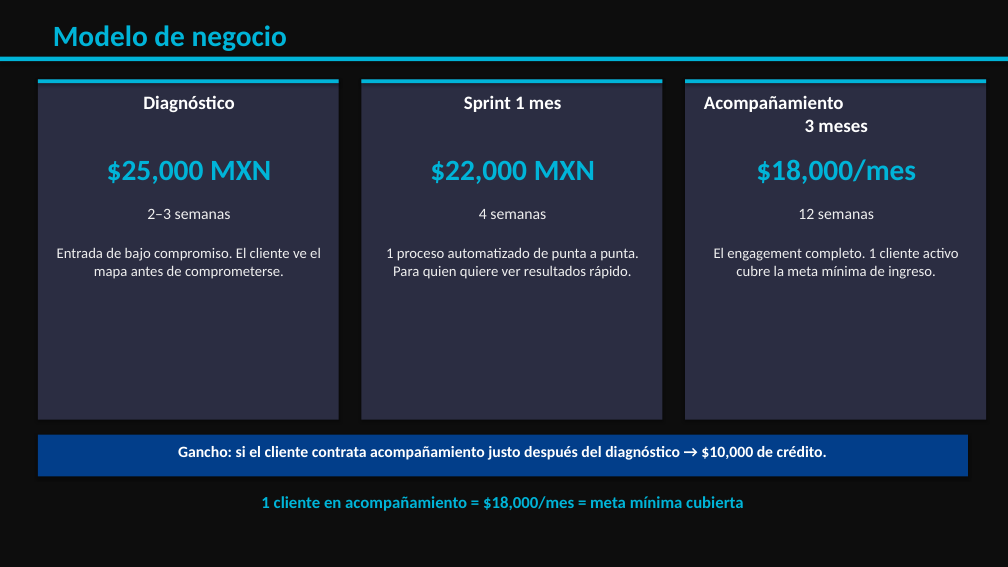
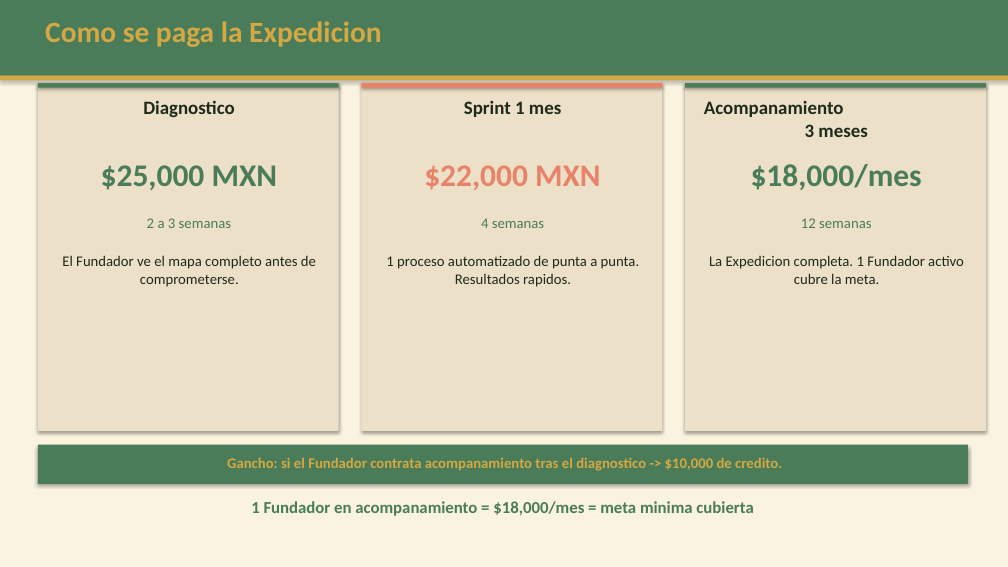
Before and after one commit to diegoomarpf-jpg/miRepo, a slide deck: slide 11 of Advanx — Presentación para Socia.pptx. Drawn at 1008x567 pixels with LibreOffice and Linux fonts; fonts in the diff are those of the drawing. Boxes give left, top, right and bottom in pixels: in the first picture for what was removed or moved away, otherwise in the second. Text is boxed around its words. In the diff, an @@ line names an element or a change of style, - is before the commit and + after.

```diff
--- a/Advanx — Presentación para Socia.pptx
+++ b/Advanx — Presentación para Socia.pptx
@@ rectangle at (x1=0, y1=0, x2=1008, y2=567): fill #0D0D0D to #FAF3E0 @@
@@ rectangle resized from (x1=53, y1=25, x2=287, y2=51) to (x1=0, y1=0, x2=1008, y2=76) @@
@@ rectangle at (x1=0, y1=0, x2=1008, y2=76): fill none to #4A7C59; shadow on @@
@@ text added at (x1=45, y1=21, x2=381, y2=47), 28 pt, text #D4A843, bold @@
+Como se paga la Expedicion
@@ text in rectangle at (x1=53, y1=25, x2=287, y2=51): text removed @@
-Modelo de negocio
@@ rectangle moved from (x1=0, y1=57, x2=1008, y2=61) to (x1=0, y1=76, x2=1008, y2=80) @@
@@ rectangle at (x1=0, y1=76, x2=1008, y2=80): fill #00B4D8 to #D4A843 @@
@@ rectangle at (x1=38, y1=83, x2=339, y2=88): fill #00B4D8 to #4A7C59 @@
@@ rectangle resized from (x1=38, y1=79, x2=339, y2=420) to (x1=38, y1=83, x2=339, y2=431) @@
@@ 3 rectangles moved together from (x1=38, y1=79, x2=986, y2=83) to (x1=38, y1=83, x2=986, y2=88) @@
@@ rectangle at (x1=361, y1=83, x2=662, y2=88): fill #00B4D8 to #E8836A @@
@@ rectangle resized from (x1=361, y1=79, x2=662, y2=420) to (x1=361, y1=83, x2=662, y2=431) @@
@@ rectangle at (x1=685, y1=83, x2=986, y2=88): fill #00B4D8 to #4A7C59 @@
@@ fill #2B2D42 to #EDE0C8 in 3 elements at (x1=361, y1=83, x2=662, y2=431), (x1=38, y1=83, x2=339, y2=431), (x1=685, y1=83, x2=986, y2=431) @@
@@ rectangle resized from (x1=685, y1=79, x2=986, y2=420) to (x1=685, y1=83, x2=986, y2=431) @@
@@ text removed at (x1=143, y1=95, x2=234, y2=112) @@
-Diagnóstico
@@ text added at (x1=143, y1=100, x2=234, y2=117), 18 pt, text #1E2A1A, bold @@
+Diagnostico
@@ text "Sprint 1 mes" at (x1=464, y1=101, x2=561, y2=117): text colour #FFFFFF to #1E2A1A @@
@@ text at (x1=704, y1=101, x2=867, y2=137): text changed; text colour #FFFFFF to #1E2A1A @@
-Acompañamiento
-3 meses
+Acompanamiento
+3 meses
@@ text "$25,000 MXN" at (x1=101, y1=165, x2=278, y2=190): size 28 to 30 pt, text colour #00B4D8 to #4A7C59 @@
@@ text "$22,000 MXN" at (x1=424, y1=165, x2=601, y2=190): size 28 to 30 pt, text colour #00B4D8 to #E8836A @@
@@ text "$18,000/mes" at (x1=751, y1=164, x2=922, y2=190): size 28 to 30 pt, text colour #00B4D8 to #4A7C59 @@
@@ text at (x1=147, y1=218, x2=231, y2=228): text changed; size 15 to 14 pt; text colour #EFEFEF to #4A7C59 @@
-2–3 semanas
+2 a 3 semanas
@@ text "4 semanas" at (x1=481, y1=218, x2=544, y2=228): size 15 to 14 pt, text colour #EFEFEF to #4A7C59 @@
@@ text "12 semanas" at (x1=801, y1=218, x2=871, y2=228): size 15 to 14 pt, text colour #EFEFEF to #4A7C59 @@
@@ text at (x1=62, y1=255, x2=316, y2=287): text changed; text colour #EFEFEF to #1E2A1A @@
-Entrada de bajo compromiso. El cliente ve el mapa antes de comprometerse.
+El Fundador ve el mapa completo antes de comprometerse.
@@ text at (x1=386, y1=255, x2=640, y2=287): text changed; text colour #EFEFEF to #1E2A1A @@
-1 proceso automatizado de punta a punta. Para quien quiere ver resultados rápido.
+1 proceso automatizado de punta a punta. Resultados rapidos.
@@ text at (x1=709, y1=255, x2=964, y2=284): text changed; text colour #EFEFEF to #1E2A1A @@
-El engagement completo. 1 cliente activo cubre la meta mínima de ingreso.
+La Expedicion completa. 1 Fundador activo cubre la meta.
@@ 2 texts, 1 rectangle moved together from (x1=38, y1=209, x2=968, y2=476) to (x1=38, y1=218, x2=968, y2=484) @@
@@ rectangle at (x1=38, y1=445, x2=968, y2=484): fill #023E8A to #4A7C59 @@
@@ text at (x1=227, y1=457, x2=782, y2=471): text changed; size 15 to 14 pt; text colour #FFFFFF to #D4A843 @@
-Gancho: si el cliente contrata acompañamiento justo después del diagnóstico → $10,000 de crédito.
+Gancho: si el Fundador contrata acompanamiento tras el diagnostico -> $10,000 de credito.
@@ text at (x1=251, y1=501, x2=753, y2=516): text changed; text colour #00B4D8 to #4A7C59 @@
-1 cliente en acompañamiento = $18,000/mes = meta mínima cubierta
+1 Fundador en acompanamiento = $18,000/mes = meta minima cubierta
```
Also in this commit, not shown: 12 other slides changed, 1 slide added, 1 slide removed, 5 other files.
